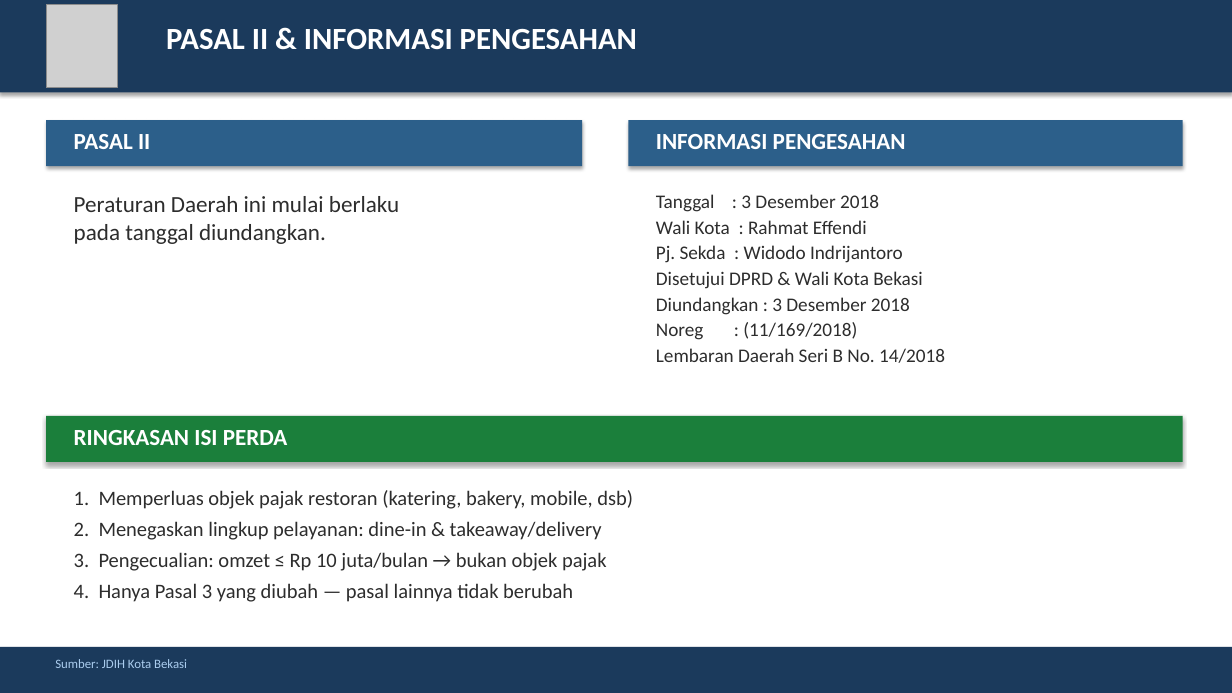
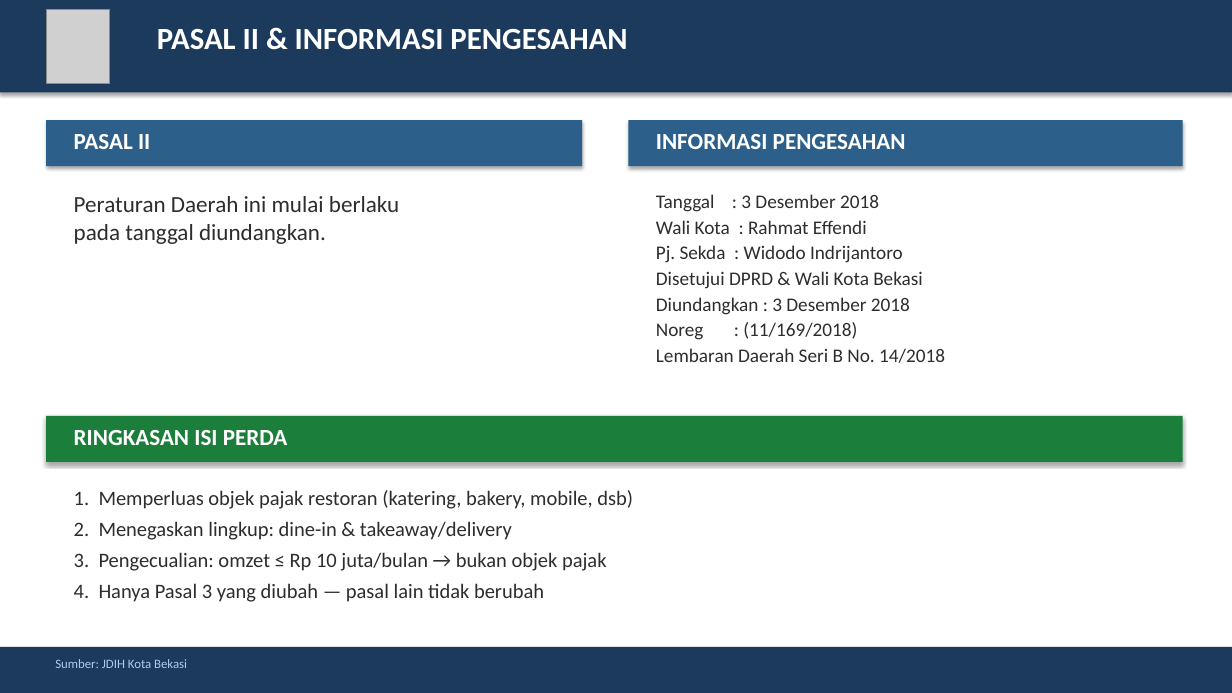
Before and after one commit to rahadiana/coba_ppt, a slide deck: slide 4 of Ringkasan_Perda_Bekasi_No_14_2018.pptx. Drawn at 1232x693 pixels with LibreOffice and Linux fonts; fonts in the diff are those of the drawing; grey boxes stand for pictures. Boxes give left, top, right and bottom in pixels: in the first picture for what was removed or moved away, otherwise in the second. Text is boxed around its words. In the diff, an @@ line names an element or a change of style, - is before the commit and + after.

```diff
--- a/Ringkasan_Perda_Bekasi_No_14_2018.pptx
+++ b/Ringkasan_Perda_Bekasi_No_14_2018.pptx
@@ picture: place and size @@
-picture at box(46, 5, 117, 88)
+picture at box(46, 9, 110, 83)
@@ text "PASAL II & INFORMASI PENGESAHAN": place and size @@
-text "PASAL II & INFORMASI PENGESAHAN" at box(166, 29, 637, 50)
+text "PASAL II & INFORMASI PENGESAHAN" at box(157, 28, 627, 50)
@@ text at box(74, 521, 512, 540): text changed @@
-2. Menegaskan lingkup pelayanan: dine-in & takeaway/delivery
+2. Menegaskan lingkup: dine-in & takeaway/delivery
@@ text at box(74, 583, 544, 602): text changed @@
-4. Hanya Pasal 3 yang diubah — pasal lainnya tidak berubah
+4. Hanya Pasal 3 yang diubah — pasal lain tidak berubah
```
Also in this commit, not shown: 4 other slides changed.
